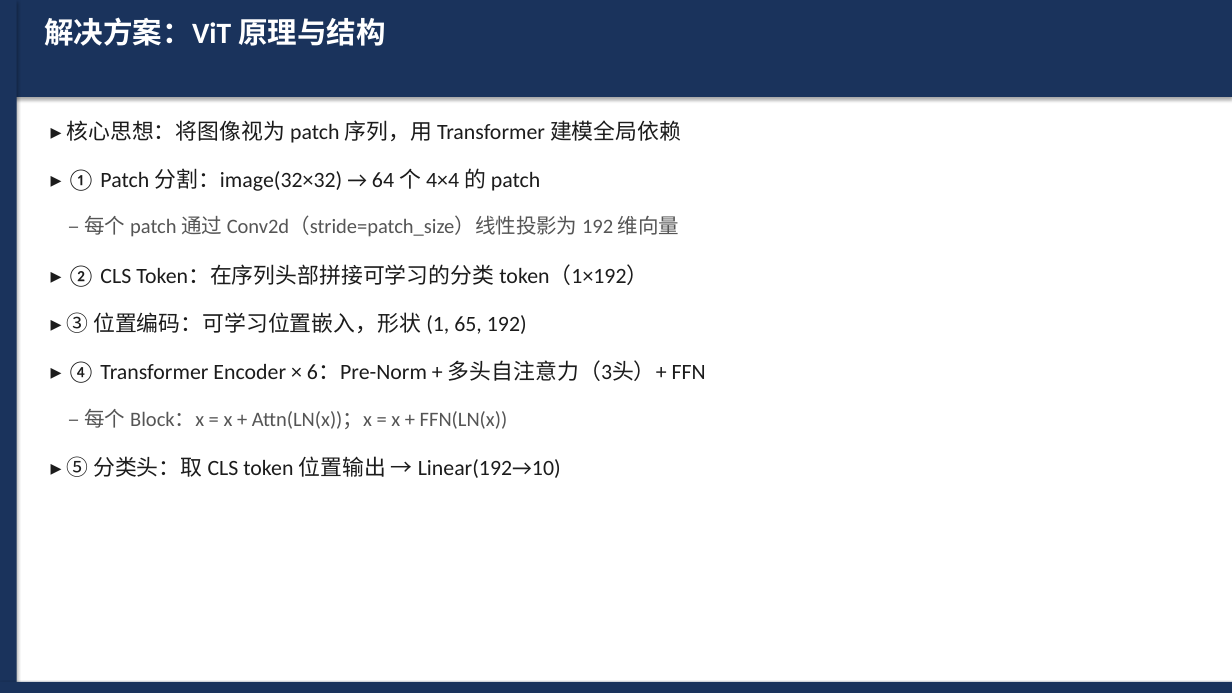
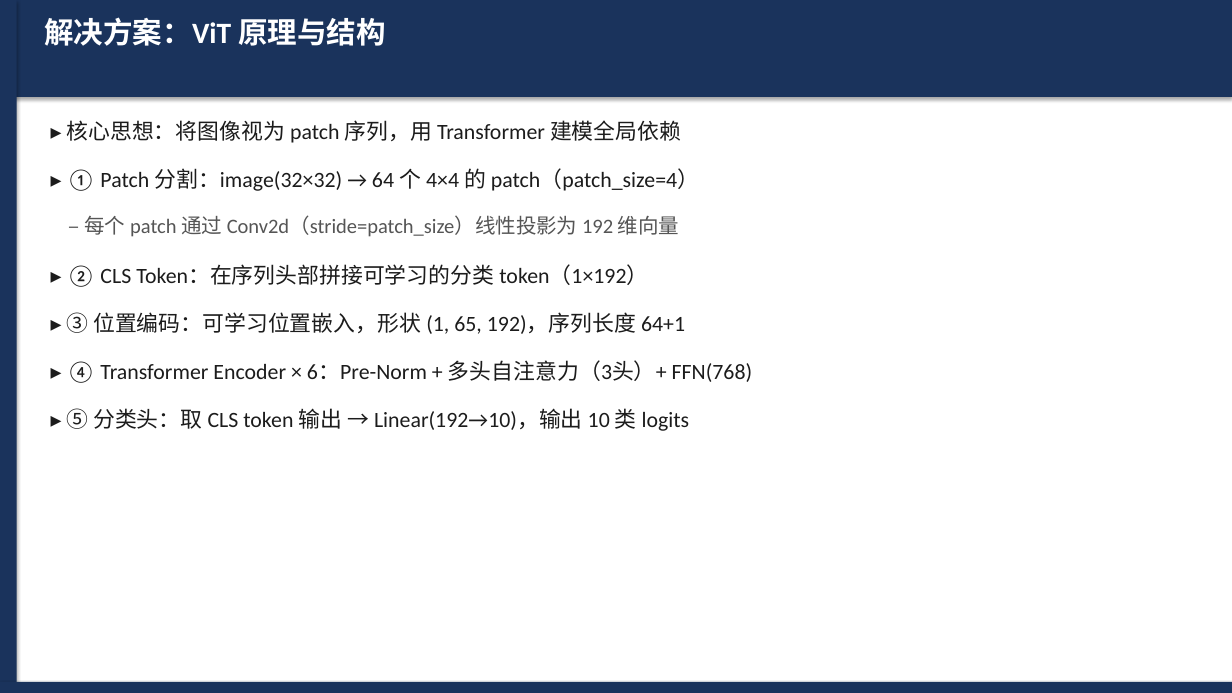
Before and after one commit to WevYang/deep_learning_task, a slide deck: slide 4 of reports/exp2_vit_cifar10.pptx. Drawn at 1232x693 pixels with LibreOffice and Linux fonts; fonts in the diff are those of the drawing. Boxes give left, top, right and bottom in pixels: in the first picture for what was removed or moved away, otherwise in the second. Text is boxed around its words. In the diff, an @@ line names an element or a change of style, - is before the commit and + after.

```diff
--- a/reports/exp2_vit_cifar10.pptx
+++ b/reports/exp2_vit_cifar10.pptx
@@ text at [67,168,699,191]: text changed @@
-▸ ① Patch 分割：image(32×32) → 64 个 4×4 的 patch
+▸ ① Patch 分割：image(32×32) → 64 个 4×4 的 patch（patch_size=4）
@@ text at [66,312,685,334]: text changed @@
-▸ ③ 位置编码：可学习位置嵌入，形状 (1, 65, 192)
+▸ ③ 位置编码：可学习位置嵌入，形状 (1, 65, 192)，序列长度 64+1
@@ text at [67,360,753,383]: text changed @@
-▸ ④ Transformer Encoder × 6：Pre-Norm + 多头自注意力（3头）+ FFN
+▸ ④ Transformer Encoder × 6：Pre-Norm + 多头自注意力（3头）+ FFN(768)
@@ text at [66,408,690,431]: text changed; size 16 to 17 pt; text colour #555555 to #1C1C1C @@
-– 每个 Block：x = x + Attn(LN(x))；x = x + FFN(LN(x))
+▸ ⑤ 分类头：取 CLS token 输出 → Linear(192→10)，输出 10 类 logits
@@ text removed at [66,456,561,478] @@
-▸ ⑤ 分类头：取 CLS token 位置输出 → Linear(192→10)
```
Also in this commit, not shown: 6 other slides changed, 2 slides added, 5 other files.
